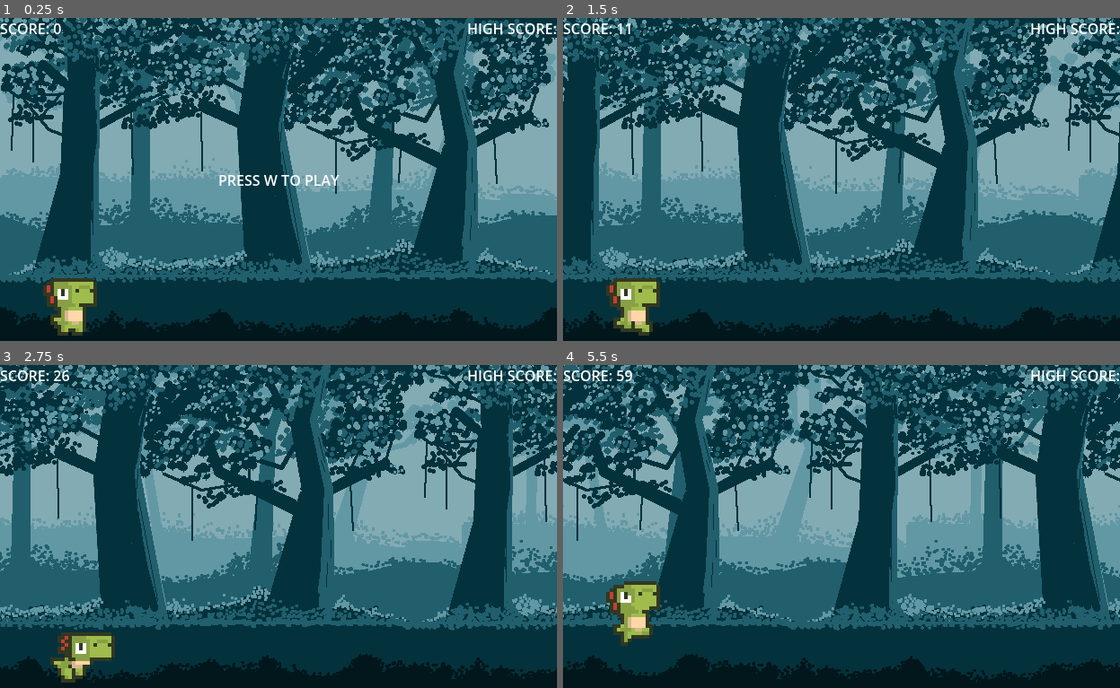
Above: before the commit, frames 1-4 (two rows, left to right).
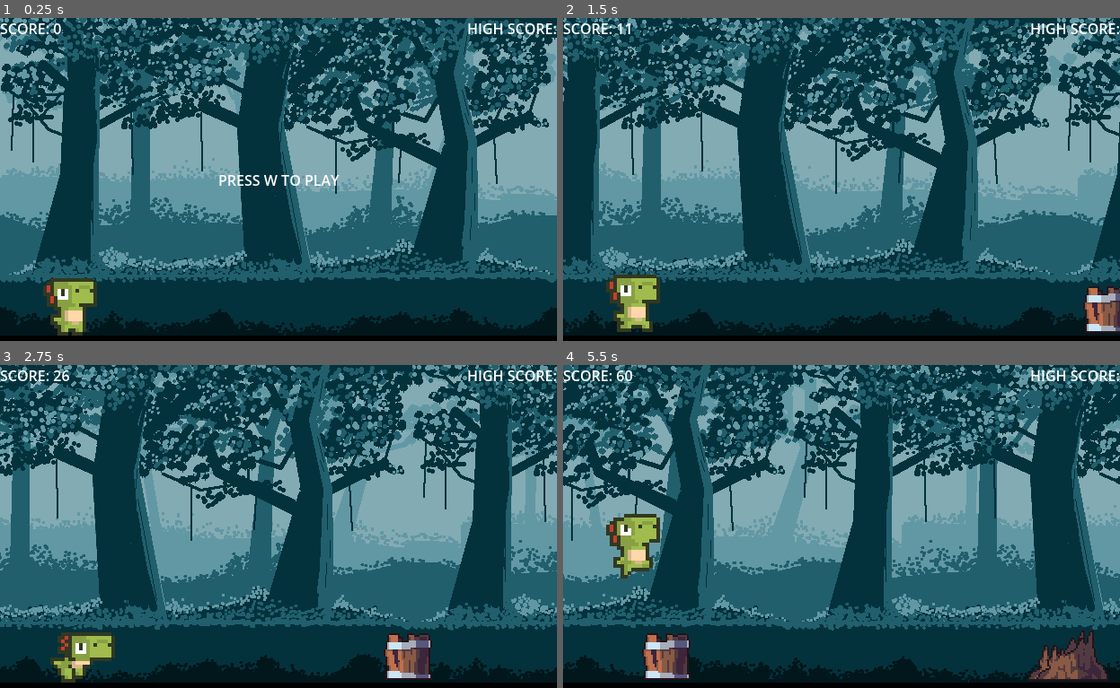
Above: after the commit, the same moments.

Repository: Saittem/SideScroller-Godot
Game: Godot game, scene res://scenes/game.tscn
Same seed, same stepped clock (60 frames per second), same inputs: the game is played once before the commit and once after it.
Inputs:
- Up to frame 1 (0.25 s): no input
- Up to frame 2 (1.5 s): tap W at 0.5 s; hold W from 0.53 s (still down)
- Up to frame 3 (2.75 s): release W at 2.03 s; hold S from 2.03 s (still down)
- Up to frame 4 (5.5 s): release S at 2.78 s; hold W 2.78-4.28 s; hold S 4.28-5.03 s; tap W at 4.52 s; hold W from 5.03 s (still down)

The runs differ from the first frame. In frame 1, 1.7% of the frame differs, in the area x 0-100%, y 98-100%; in frame 2, 3.9%; in frame 3, 12%; in frame 4, 33%, in the area x 0-100%, y 0-100%.

Commit message:
Big update
Edited size of obstacles
Made them randomly generate
Edited player variables
Added ground sprite

Diff:
--- a/sidescroller/scenes/barrel.tscn
+++ b/sidescroller/scenes/barrel.tscn
@@ -5,7 +5,9 @@
 [node name="Barrel" type="Area2D"]
 
 [node name="Sprite2D" type="Sprite2D" parent="."]
+scale = Vector2(2, 2)
 texture = ExtResource("1_q36op")
 
 [node name="CollisionPolygon2D" type="CollisionPolygon2D" parent="."]
+scale = Vector2(2, 2)
 polygon = PackedVector2Array(-13.5, -13, -13.5, 13, 13.5, 13, 13.5, -13)
--- a/sidescroller/scenes/crate.tscn
+++ b/sidescroller/scenes/crate.tscn
@@ -5,7 +5,9 @@
 [node name="Crate" type="Area2D"]
 
 [node name="Sprite2D" type="Sprite2D" parent="."]
+scale = Vector2(2, 2)
 texture = ExtResource("1_b66cd")
 
 [node name="CollisionPolygon2D" type="CollisionPolygon2D" parent="."]
+scale = Vector2(2, 2)
 polygon = PackedVector2Array(-16.5, -13, -16.5, 13, 16.5, 13, 16.5, -13)
--- a/sidescroller/scenes/game.tscn
+++ b/sidescroller/scenes/game.tscn
@@ -17,5 +17,6 @@
 [node name="Ground" parent="." instance=ExtResource("3_feb5d")]
 
 [node name="Camera2D" type="Camera2D" parent="."]
+position = Vector2(310, 180)
 
 [node name="HUD" parent="." instance=ExtResource("5_iywne")]
--- a/sidescroller/scenes/ground.tscn
+++ b/sidescroller/scenes/ground.tscn
@@ -1,4 +1,6 @@
-[gd_scene load_steps=2 format=3 uid="uid://dowekjkk526gf"]
+[gd_scene load_steps=3 format=3 uid="uid://dowekjkk526gf"]
+
+[ext_resource type="Texture2D" uid="uid://dqkkcwnmclj07" path="res://sprites/ground.png" id="1_pybca"]
 
 [sub_resource type="RectangleShape2D" id="RectangleShape2D_lv0v5"]
 size = Vector2(620, 6)
@@ -9,3 +11,8 @@
 position = Vector2(620, 357)
 scale = Vector2(2, 1)
 shape = SubResource("RectangleShape2D_lv0v5")
+
+[node name="Sprite2D" type="Sprite2D" parent="."]
+position = Vector2(620, 357)
+scale = Vector2(38.75, 0.1875)
+texture = ExtResource("1_pybca")
--- a/sidescroller/scenes/stomp.tscn
+++ b/sidescroller/scenes/stomp.tscn
@@ -5,7 +5,9 @@
 [node name="Stomp" type="Area2D"]
 
 [node name="Sprite2D" type="Sprite2D" parent="."]
+scale = Vector2(2, 2)
 texture = ExtResource("1_8q7t4")
 
 [node name="CollisionPolygon2D" type="CollisionPolygon2D" parent="."]
+scale = Vector2(2, 2)
 polygon = PackedVector2Array(11, -14, -3, -1, -10, -7, -20, 14, 20, 14)
--- a/sidescroller/scripts/game.gd
+++ b/sidescroller/scripts/game.gd
@@ -5,15 +5,26 @@
 const START_SPEED : float = 2.0
 const MAX_SPEED : float = 15.0
 const SCORE_MODIFIER : int = 10
-const SPEED_MODIFIER : int = 4000
+const SPEED_MODIFIER : int = 8000
 
-var score : int
+var stump_scene = preload("res://scenes/stomp.tscn")
+var crate_scene = preload("res://scenes/crate.tscn")
+var barrel_scene = preload("res://scenes/barrel.tscn")
+var bird_scene = preload("res://scenes/bird.tscn")
+var obstacle_types := [stump_scene, crate_scene, barrel_scene]
+var obstacles : Array
+var bird_heights := [200, 180]
+var last_obs
+
+var score : float
 var speed : float
 var screen_size : Vector2i
+var ground_height : int
 var game_running : bool
 
 func _ready():
 	screen_size = get_window().size
+	ground_height = $Ground.get_node("Sprite2D").texture.get_height()
 	new_game()
 
 func new_game():
@@ -24,13 +35,15 @@
 	$Camera2D.position = CAM_START_POS
 	$HUD.get_node("PlayPrompt").show()
 
-func _process(delta: float):
+func _process(_delta):
 	if game_running:
 		speed = START_SPEED + score / SPEED_MODIFIER
 		if speed > MAX_SPEED:
 			speed = MAX_SPEED
 		score += speed
 		show_score()
+
+		generate_obstacles()
 
 		$Player.position.x += speed
 		$Camera2D.position.x += speed
@@ -43,4 +56,23 @@
 			$HUD.get_node("PlayPrompt").hide()
 
 func show_score():
-	$HUD.get_node("ScoreLabel").text = "SCORE: " + str(score / SCORE_MODIFIER)
+	$HUD.get_node("ScoreLabel").text = "SCORE: " + str(int(score / SCORE_MODIFIER))
+
+func generate_obstacles():
+	if obstacles.is_empty() or (last_obs.position.x + 200) < score + randi_range(300,500):
+		var obs_type = obstacle_types[randi() % obstacle_types.size()]
+		var obs
+		var max_obs = 3
+		for i in range(randi() % max_obs + 1):
+			obs = obs_type.instantiate()
+			var obs_height = obs.get_node("Sprite2D").texture.get_height()
+			var obs_scale = obs.get_node("Sprite2D").scale
+			var obs_x : int = screen_size.x + score + 100 + (i * 10)
+			var obs_y : int = screen_size.y - ground_height - (obs_height * obs_scale.y / 4) + 10
+			last_obs = obs
+			add_obs(obs, obs_x, obs_y)
+
+func add_obs(obs, x, y):
+	obs.position =Vector2i(x, y)
+	add_child(obs)
+	obstacles.append(obs)
--- a/sidescroller/scripts/player.gd
+++ b/sidescroller/scripts/player.gd
@@ -1,7 +1,7 @@
 extends CharacterBody2D
 
-const GRAVITY : int = 4200
-const JUMP_SPEED : int = -1000
+const GRAVITY : int = 2500
+const JUMP_SPEED : int = -800
 
 func _physics_process(delta: float):
 	velocity.y += GRAVITY * delta
Binary file added: sidescroller/sprites/ground.png
Not shown, added: sidescroller/sprites/ground.png.import
